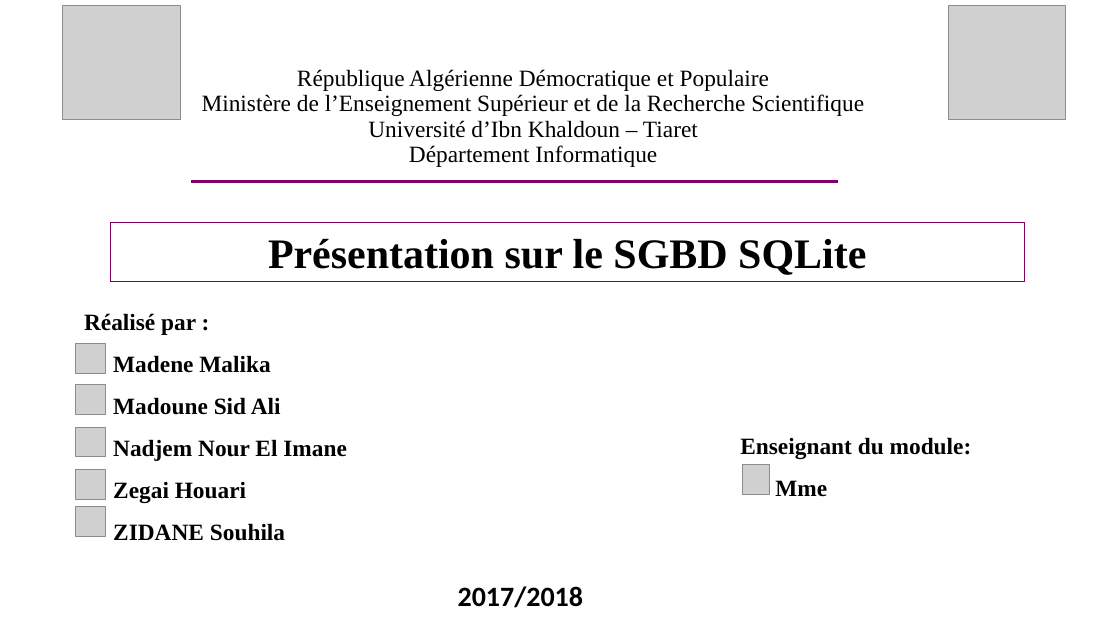
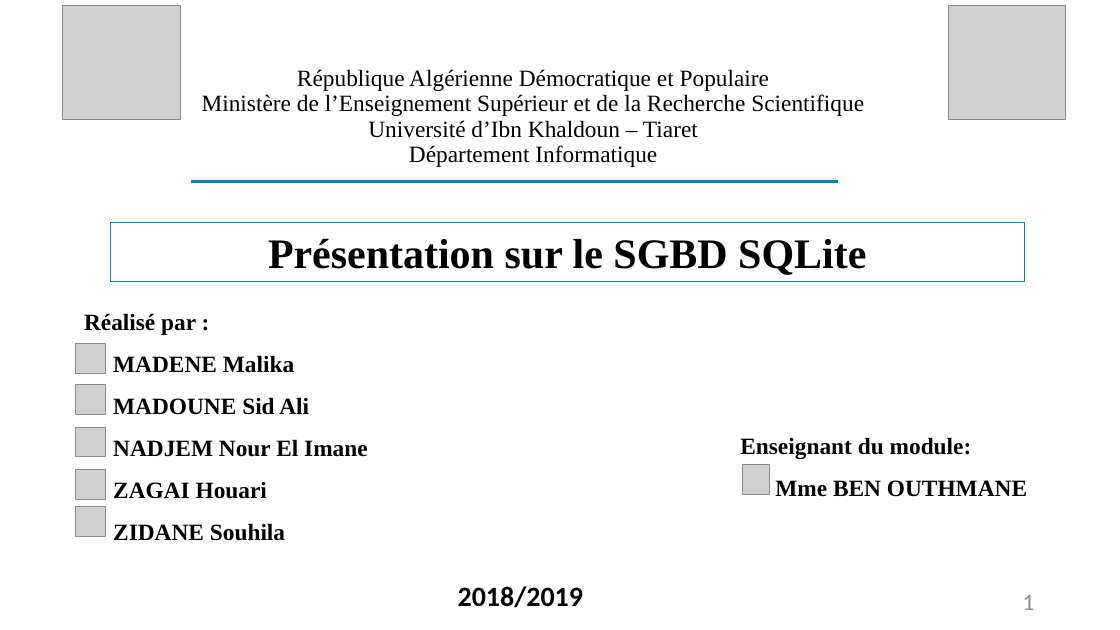
Before and after one commit to HouariZegai/academic-projects, a slide deck: slide 1 of Architecture SGBD/Project/presentation/Presentation-projet-SQLite.pptx. Drawn at 1120x630 pixels with LibreOffice and Linux fonts; fonts in the diff are those of the drawing; grey boxes stand for pictures. Boxes give left, top, right and bottom in pixels: in the first picture for what was removed or moved away, otherwise in the second. Text is boxed around its words. In the diff, an @@ line names an element or a change of style, - is before the commit and + after.

Commit message:
Adding TP to SGBD & Upload new version to KMP Algorithms

```diff
--- a/Architecture SGBD/Project/presentation/Presentation-projet-SQLite.pptx
+++ b/Architecture SGBD/Project/presentation/Presentation-projet-SQLite.pptx
@@ line (192, 181) - (839, 181): stroke #820069 2.25 pt to #0087AF 2.25 pt @@
@@ rectangle "Présentation sur le SGBD SQLite" at bbox=[110, 222, 1025, 281]: outline #820069 0.5 pt to #0087AF 0.5 pt @@
@@ text at bbox=[113, 355, 368, 499]: text changed @@
-Madene Malika
-Madoune Sid Ali
-Nadjem Nour El Imane
-Zegai Houari
+MADENE Malika
+MADOUNE Sid Ali
+NADJEM Nour El Imane
+ZAGAI Houari
@@ text at bbox=[775, 480, 1027, 497]: text changed @@
-Mme
+Mme BEN OUTHMANE
@@ text at bbox=[458, 586, 583, 608]: text changed @@
-2017/2018
+2018/2019
@@ page number added at bbox=[1023, 595, 1035, 610], 20 pt, text #8C8C8C @@
+1
```
Also in this commit, not shown: 10 other slides changed, 45 slides added, 2 slides removed, 23 other files.
